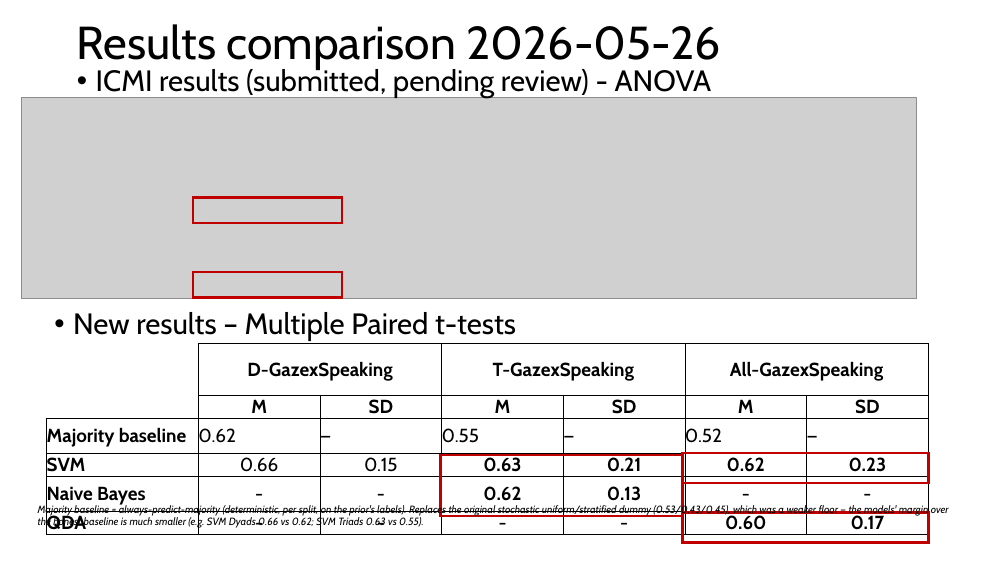
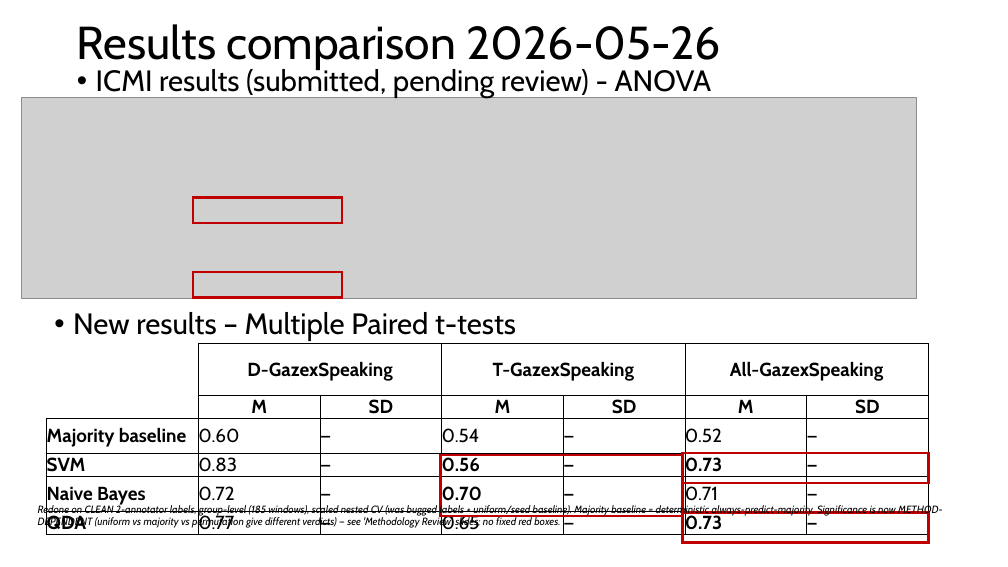
Before and after one commit to carlotes247/vilearn_ml, a slide deck: slide 2 of discover/2026_March_ViLearn_Planning.pptx. Drawn at 1008x567 pixels with LibreOffice and Linux fonts; fonts in the diff are those of the drawing; grey boxes stand for pictures. Boxes give left, top, right and bottom in pixels: in the first picture for what was removed or moved away, otherwise in the second. Text is boxed around its words. In the diff, an @@ line names an element or a change of style, - is before the commit and + after.

Commit message:
discover(deck): methodology-review section + slide 2 clean redo
3 new slides (sig method comparison sig/ns/sig across uniform/majority/permutation; group-level vs long-format dedup non-issue; open methodology decisions). Slide 2 redone on clean labels + group-level prior models (SVM/NB/QDA), clean majority baseline, significance flagged method-dependent. Data: scratch/te_adoption/{consolidated_methods,group_level_*,permutation_test}.py.

```diff
--- a/discover/2026_March_ViLearn_Planning.pptx
+++ b/discover/2026_March_ViLearn_Planning.pptx
@@ table at [47,344,929,538] @@
-row 3, column 2: 0.62
+row 3, column 2: 0.60
-row 3, column 4: 0.55
+row 3, column 4: 0.54
-row 4: SVM | 0.66 | 0.15 | 0.63 | 0.21 | 0.62 | 0.23
+row 4: SVM | 0.83 | — | 0.56 | — | 0.73 | —
-row 5: Naive Bayes | - | - | 0.62 | 0.13 | - | -
+row 5: Naive Bayes | 0.72 | — | 0.70 | — | 0.71 | —
-row 6: QDA | - | - | - | - | 0.60 | 0.17
+row 6: QDA | 0.77 | — | 0.65 | — | 0.73 | —
@@ text at [38,504,943,529]: text changed @@
-Majority baseline = always-predict-majority (deterministic, per split, on the prior's labels). Replaces the original stochastic uniform/stratified dummy (0.53/0.43/0.45), which was a weaker floor — the models' margin over the honest baseline is much smaller (e.g. SVM Dyads 0.66 vs 0.62; SVM Triads 0.63 vs 0.55).
+Redone on CLEAN 2-annotator labels, group-level (185 windows), scaled nested CV (was bugged labels + uniform/seed baseline). Majority baseline = deterministic always-predict-majority. Significance is now METHOD-DEPENDENT (uniform vs majority vs permutation give different verdicts) — see 'Methodology Review' slides; no fixed red boxes.
```
Also in this commit, not shown: 3 slides added, 2 other files.
